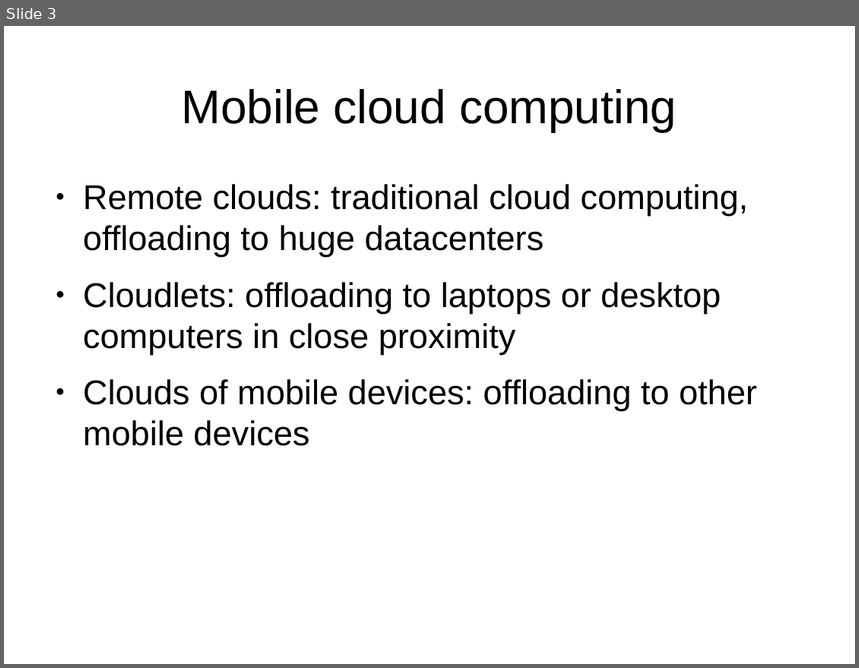
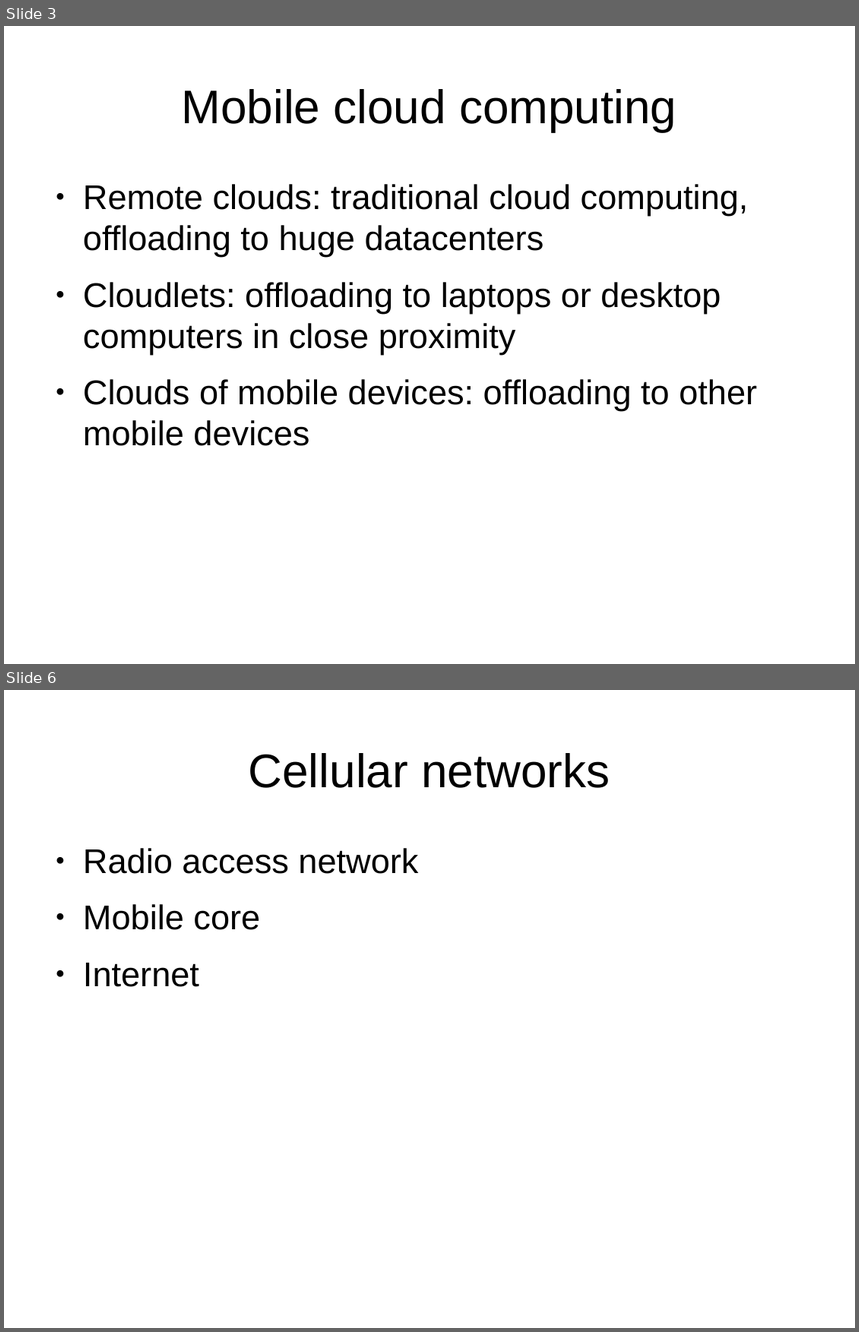
Before and after one commit to nipakoo/Mobile-Data-Analytics, a slide deck: presentation.odp. Shown one above the other, each under a label of ours: slide 3 before the commit, slides 3 and 6 after it; the slides between them are not shown. The pictures are 859x668 and 859x1332 pixels, drawn with LibreOffice and Linux fonts; fonts in the diff are those of the drawing. Boxes give left, top, right and bottom in pixels: in the first picture for what was removed or moved away, otherwise in the second. Text is boxed around its words. In the diff, an @@ line names an element or a change of style, - is before the commit and + after.

```diff
--- a/presentation.odp
+++ b/presentation.odp
@@ slide 6 added at (4,690,855,1328), background #FFFFFF @@
@@ title added at (249,753,610,788), 44 pt, text #000000 @@
+Cellular networks
@@ text added at (83,848,418,987), 32 pt, text #000000 @@
+● Radio access network
+● Mobile core
+● Internet
```
Also in this commit, not shown: 2 slides changed, 5 other slides added.
